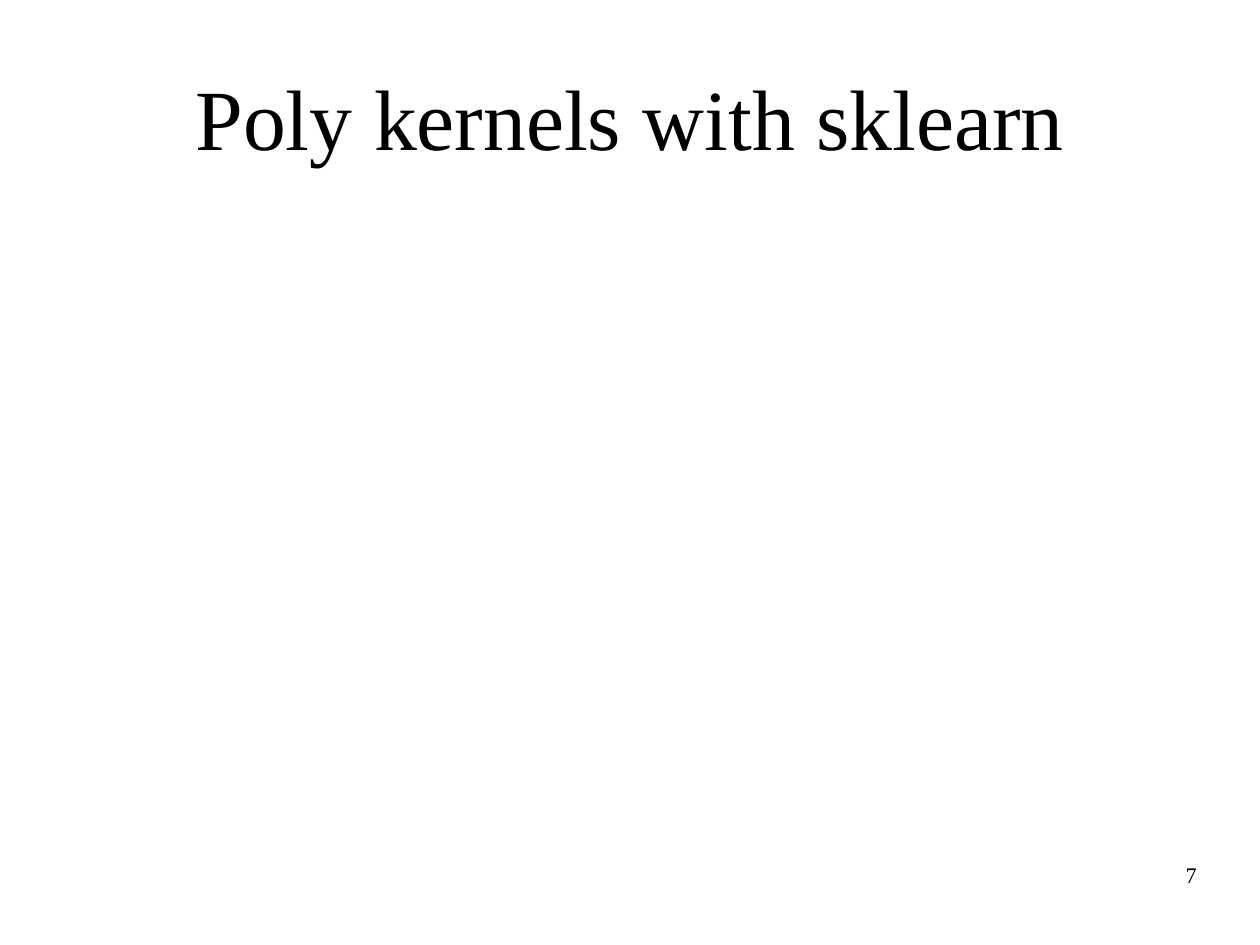
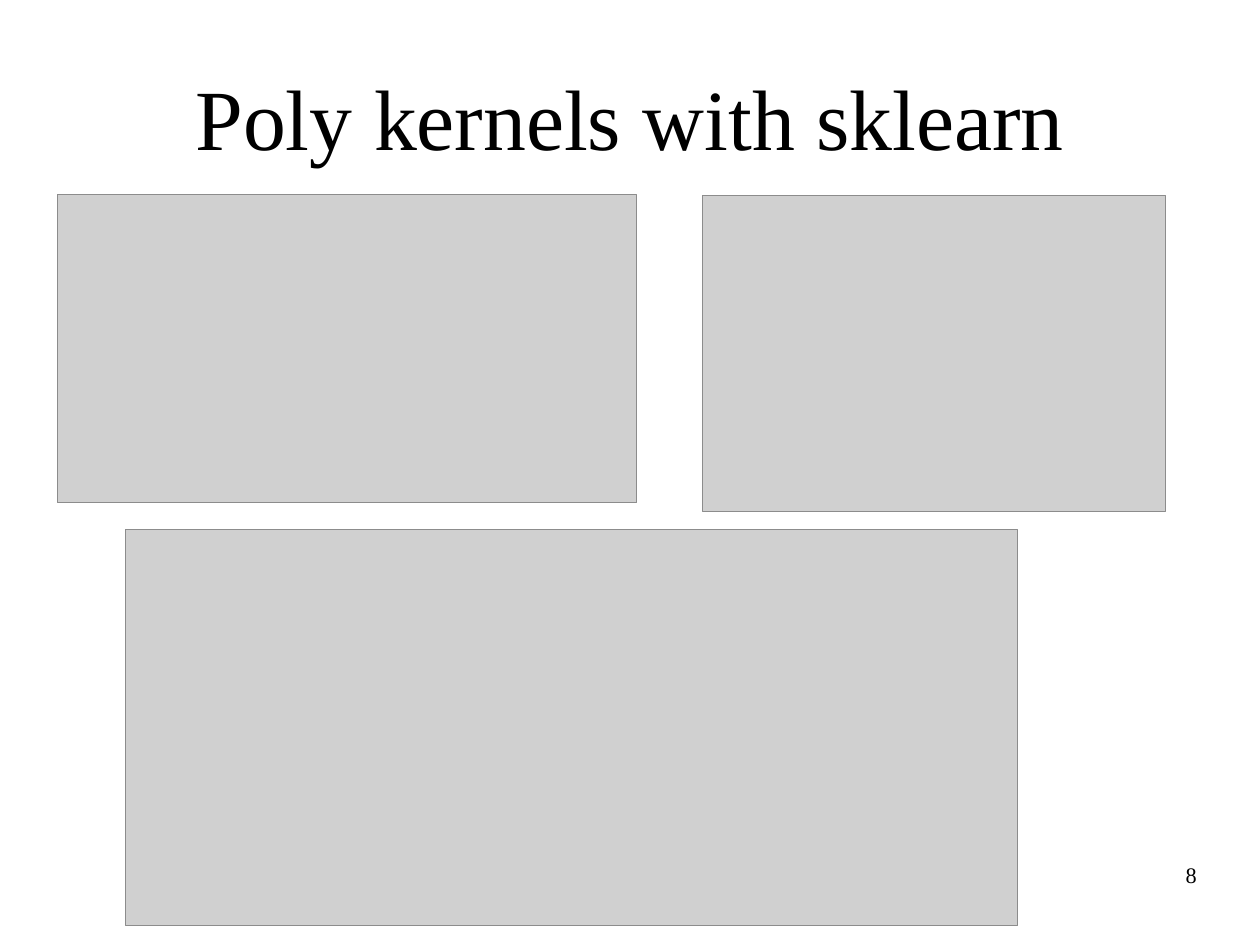
Before and after one commit to amueller/applied_ml_spring_2017, a slide deck: slide 8 of slides/aml-09-021517.odp (slide 7 before the commit). Drawn at 1260x945 pixels with LibreOffice and Linux fonts; fonts in the diff are those of the drawing; grey boxes stand for pictures. Boxes give left, top, right and bottom in pixels: in the first picture for what was removed or moved away, otherwise in the second. Text is boxed around its words. In the diff, an @@ line names an element or a change of style, - is before the commit and + after.

```diff
--- a/slides/aml-09-021517.odp
+++ b/slides/aml-09-021517.odp
@@ picture added at [57, 194, 637, 503] @@
@@ picture added at [703, 196, 1166, 511] @@
@@ picture added at [126, 529, 1018, 926] @@
@@ page number at [1186, 868, 1197, 884]: text changed @@
-7
+8
```
Also in this commit, not shown: 4 other slides changed, 11 slides added, 1 other file.
